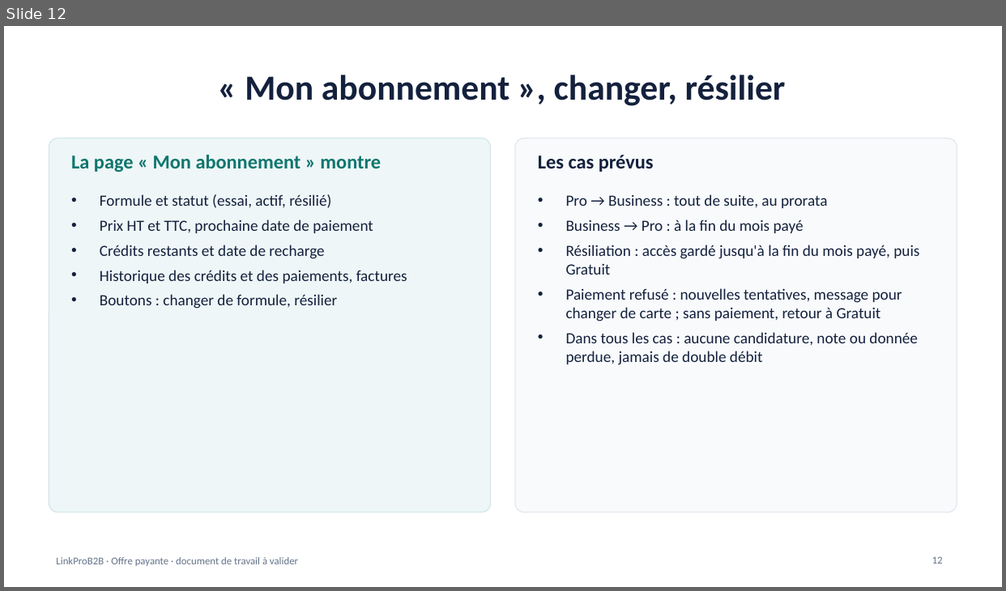
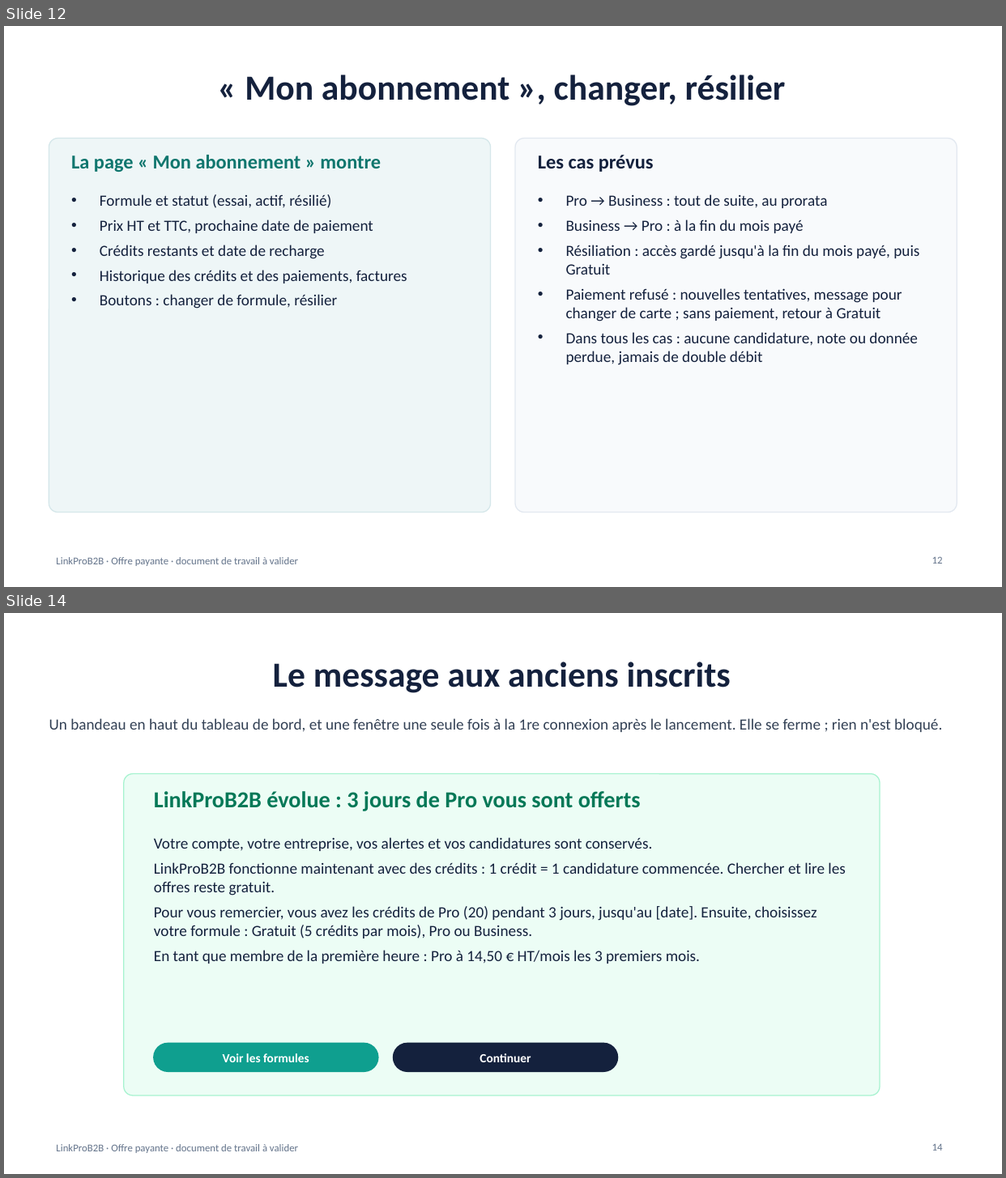
Before and after one commit to NAGAGNON/agora-b2b-plateform, a slide deck: docs/offre-payante-lancement.pptx. Shown one above the other, each under a label of ours: slide 12 before the commit, slides 12 and 14 after it; the slides between them are not shown. The pictures are 1006x591 and 1006x1178 pixels, drawn with LibreOffice and Linux fonts; fonts in the diff are those of the drawing. Boxes give left, top, right and bottom in pixels: in the first picture for what was removed or moved away, otherwise in the second. Text is boxed around its words. In the diff, an @@ line names an element or a change of style, - is before the commit and + after.

```diff
--- a/docs/offre-payante-lancement.pptx
+++ b/docs/offre-payante-lancement.pptx
@@ slide 14 added at (x1=4, y1=613, x2=1002, y2=1174), background #FFFFFF; not listed: 1 template element that a slide beside it also shows @@
@@ title added at (x1=273, y1=662, x2=731, y2=693), 34 pt, text #14213D, bold @@
+Le message aux anciens inscrits
@@ text added at (x1=49, y1=718, x2=942, y2=732), 15 pt, text #334155 @@
+Un bandeau en haut du tableau de bord, et une fenêtre une seule fois à la 1re connexion après le lancement. Elle se ferme ; rien n'est bloqué.
@@ rounded rectangle added at (x1=124, y1=774, x2=880, y2=1096), fill #ECFDF5, outline #A7F3D0 1 pt @@
@@ text added at (x1=154, y1=791, x2=641, y2=811), 22 pt, text #047857, bold @@
+LinkProB2B évolue : 3 jours de Pro vous sont offerts
@@ text added at (x1=154, y1=837, x2=846, y2=964), 15 pt, text #14213D @@
+Votre compte, votre entreprise, vos alertes et vos candidatures sont conservés.
+LinkProB2B fonctionne maintenant avec des crédits : 1 crédit = 1 candidature commencée. Chercher et lire les offres reste gratuit.
+Pour vous remercier, vous avez les crédits de Pro (20) pendant 3 jours, jusqu'au [date]. Ensuite, choisissez votre formule : Gratuit (5 crédits par mois), Pro ou Business.
+En tant que membre de la première heure : Pro à 14,50 € HT/mois les 3 premiers mois.
@@ rounded rectangle added at (x1=154, y1=1043, x2=378, y2=1072), fill #0F9F8F, outline #0F9F8F 1 pt @@
@@ rounded rectangle added at (x1=394, y1=1043, x2=618, y2=1072), fill #14213D, outline #14213D 1 pt @@
@@ text added at (x1=223, y1=1054, x2=309, y2=1063), 12 pt, text #FFFFFF, bold @@
+Voir les formules
@@ text added at (x1=479, y1=1054, x2=530, y2=1063), 12 pt, text #FFFFFF, bold @@
+Continuer
@@ page number added at (x1=932, y1=1144, x2=943, y2=1151), 10 pt, text #64748B @@
+14
```
Also in this commit, not shown: 7 slides changed, 1 other slide added, 1 slide removed, 5 other files.
